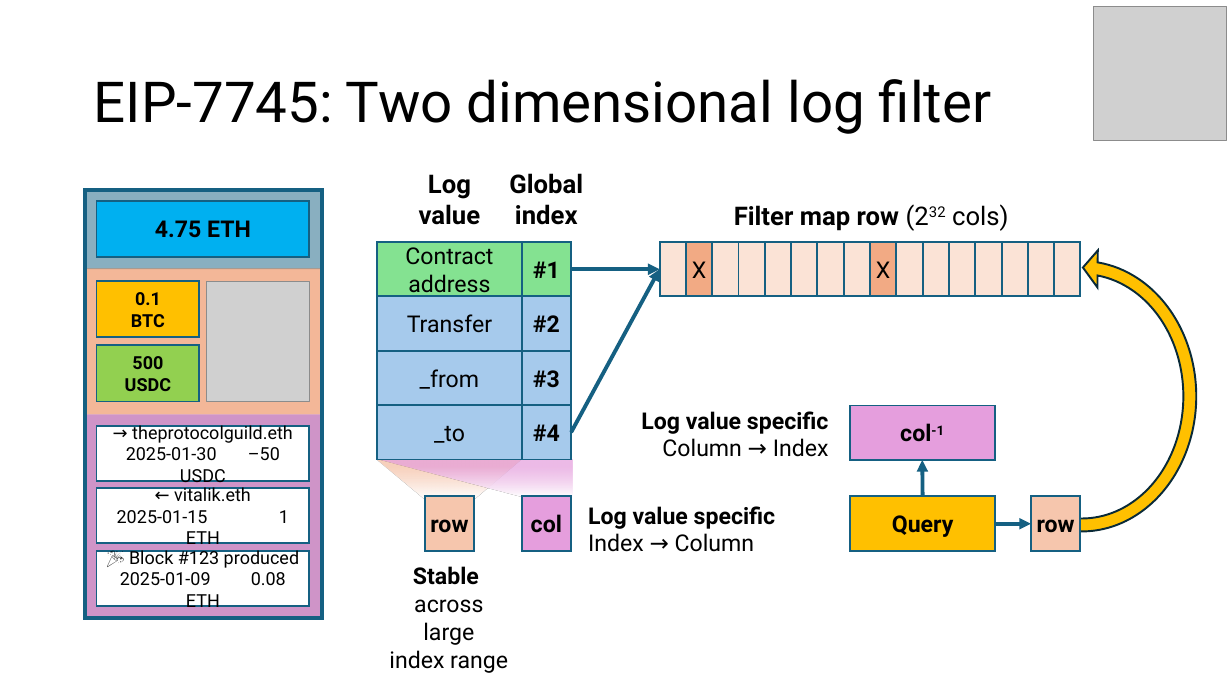
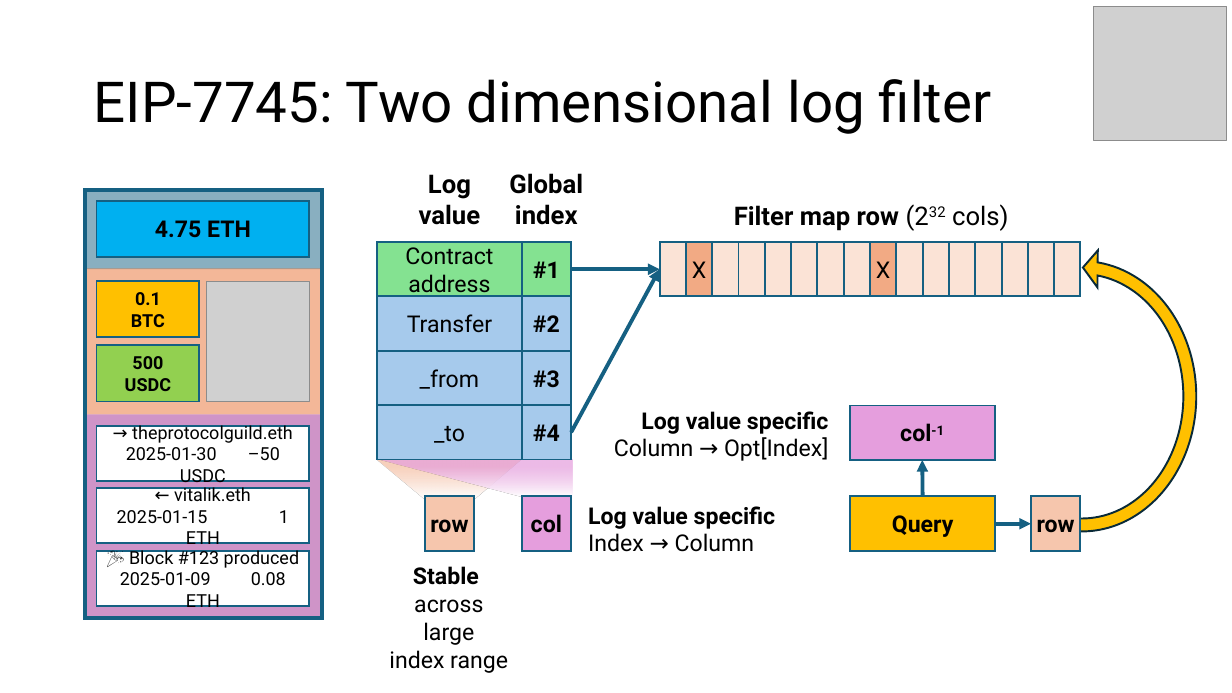
Before and after one commit to etan-status/purified-web3, a slide deck: slide 60 of Slides/2025-EthereumZuri.ch.pptx (slide 58 before the commit). Drawn at 1232x693 pixels with LibreOffice and Linux fonts; fonts in the diff are those of the drawing; grey boxes stand for pictures. Boxes give left, top, right and bottom in pixels: in the first picture for what was removed or moved away, otherwise in the second. Text is boxed around its words. In the diff, an @@ line names an element or a change of style, - is before the commit and + after.

```diff
--- a/Slides/2025-EthereumZuri.ch.pptx
+++ b/Slides/2025-EthereumZuri.ch.pptx
@@ text "Log value specific": place and size @@
-text "Log value specific" at <box>641,411,829,457</box>
+text "Log value specific" at <box>614,411,829,461</box>
@@ text at <box>614,437,828,461</box>: text changed @@
-Column → Index
+Column → Opt[Index]
```
Also in this commit, not shown: 17 other slides changed, 2 slides added, 1 slide removed, 1 other file.
